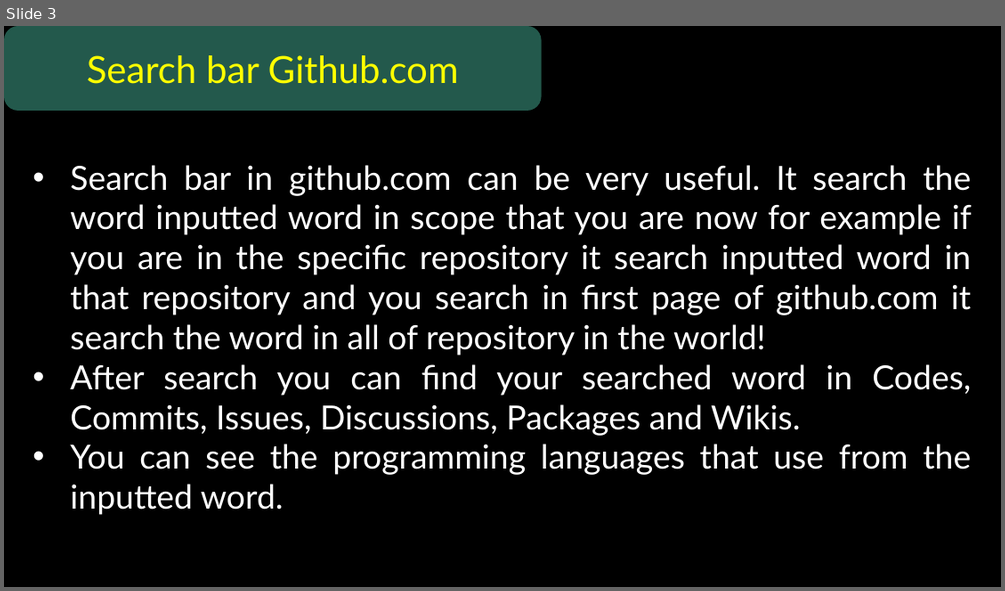
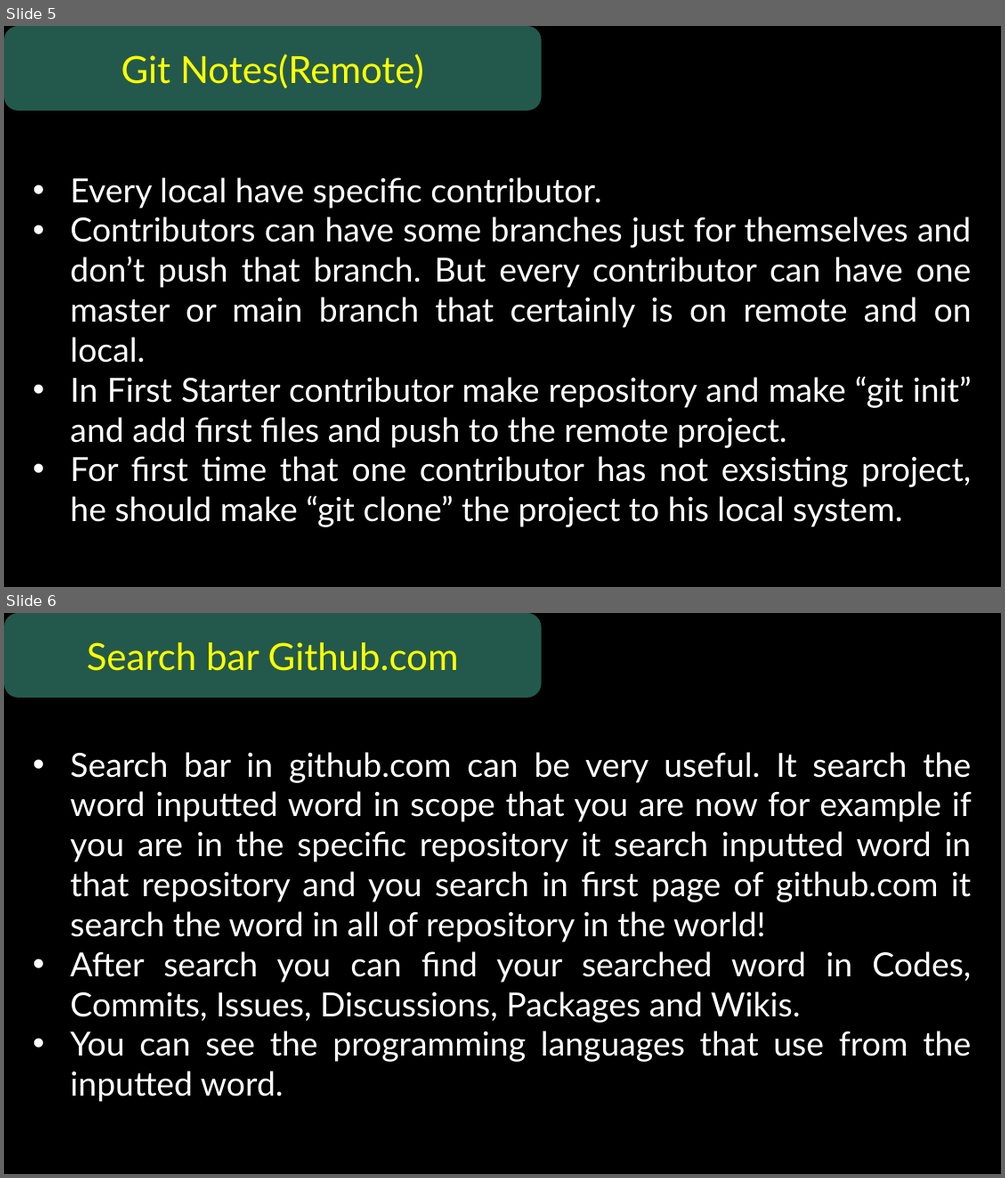
Before and after one commit to abbasyazdanmehr/learn-programming, a slide deck: learn_git/Learning_git.pptx. Shown one above the other, each under a label of ours: slide 3 before the commit, slides 5 and 6 after it. The pictures are 1005x591 and 1005x1178 pixels, drawn with LibreOffice and Linux fonts; fonts in the diff are those of the drawing; background and template pictures are left out. Boxes give left, top, right and bottom in pixels: in the first picture for what was removed or moved away, otherwise in the second. Text is boxed around its words. In the diff, an @@ line names an element or a change of style, - is before the commit and + after.

```diff
--- a/learn_git/Learning_git.pptx
+++ b/learn_git/Learning_git.pptx
@@ slide 5 added at (4,26,1001,587), background picture (left out) @@
@@ rounded rectangle added at (4,26,542,111), fill #46B298 at 50% opacity, 36 pt, text #FFFF00 @@
+Git Notes(Remote)
@@ rounded rectangle added at (4,111,1001,587), 32 pt, text #FFFFFF @@
+• Every local have specific contributor.
+• Contributors can have some branches just for themselves and don’t push that branch. But every contributor can have one master or main branch that certainly is on remote and on local.
+• In First Starter contributor make repository and make “git init” and add first files and push to the remote project.
+• For first time that one contributor has not exsisting project, he should make “git clone” the project to his local system.
@@ what was slide 3 is now slide 6 @@
```
Also in this commit, not shown: 4 other slides added, 7 other files.
